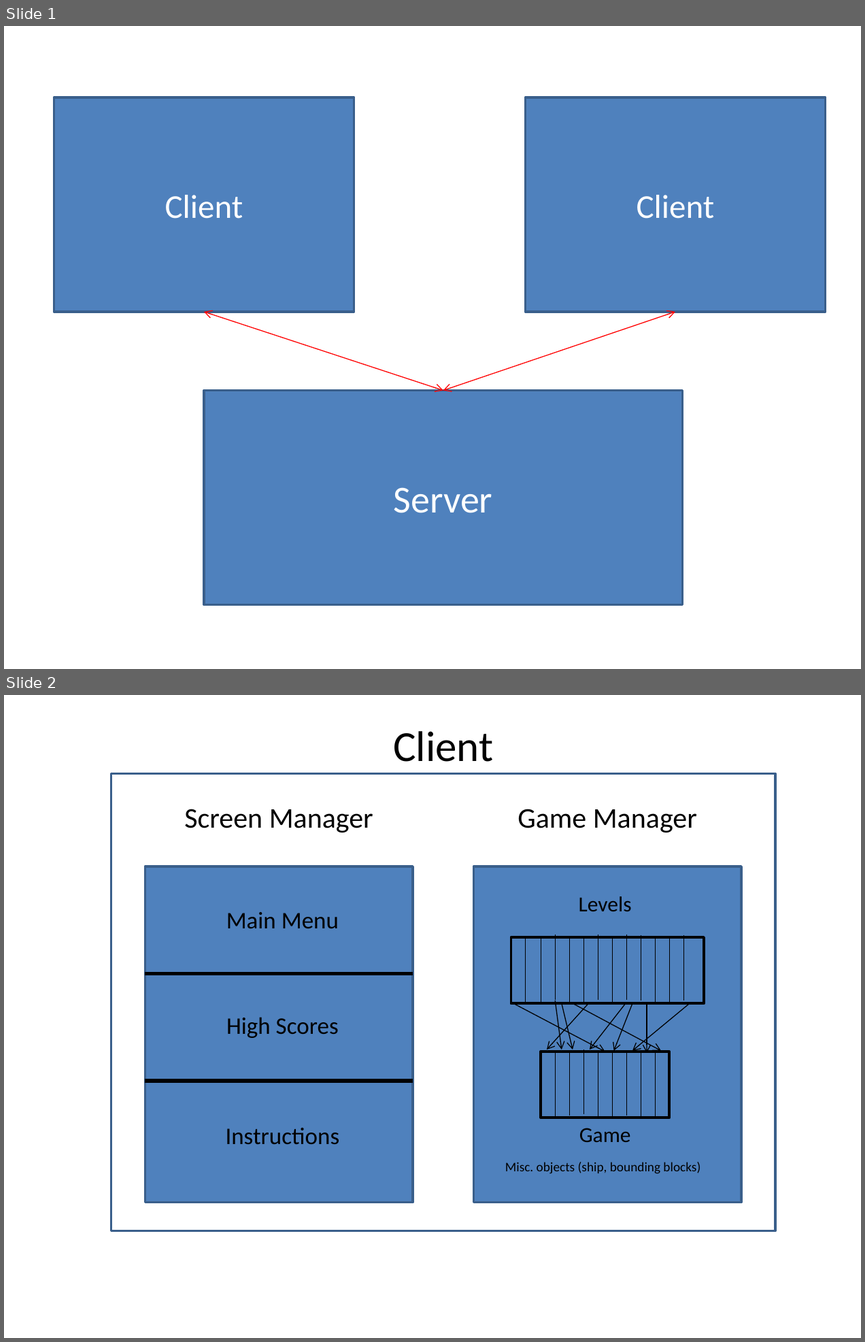
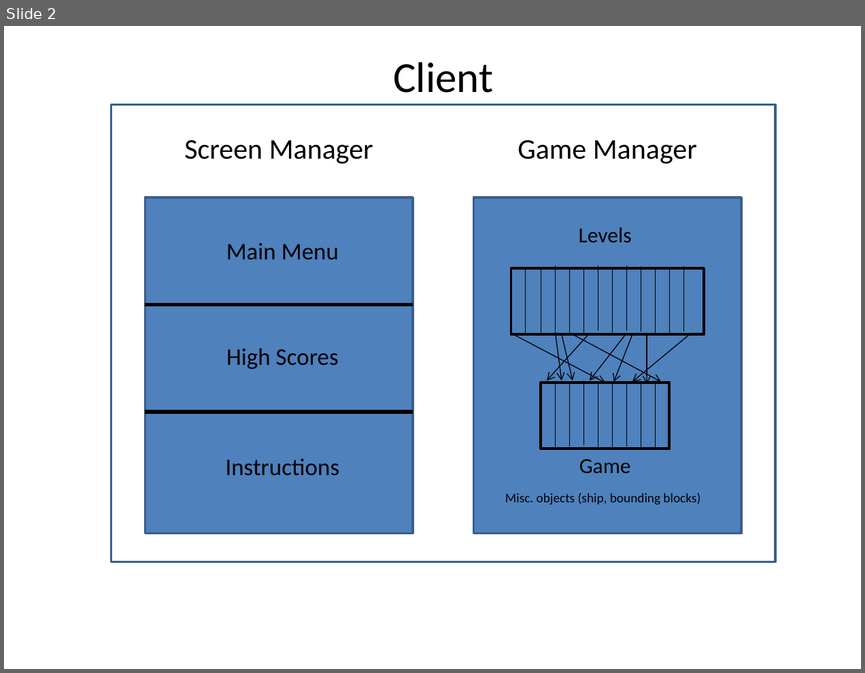
Before and after one commit to njchristian/Multiplayer-Game, a slide deck: Design Doc Figures.pptx. Shown one above the other, each under a label of ours: slides 1 and 2 before the commit, slide 2 after it. The pictures are 865x1342 and 865x673 pixels, drawn with LibreOffice and Linux fonts; fonts in the diff are those of the drawing. Boxes give left, top, right and bottom in pixels: in the first picture for what was removed or moved away, otherwise in the second. Text is boxed around its words. In the diff, an @@ line names an element or a change of style, - is before the commit and + after.

```diff
--- a/Design Doc Figures.pptx
+++ b/Design Doc Figures.pptx
@@ slide 1 removed at (4,26,861,669), background #FFFFFF @@
@@ rectangle removed at (54,97,354,312) @@
-Client
@@ rectangle removed at (525,97,825,312) @@
-Client
@@ double arrow removed from (204, 312) to (443, 390) @@
@@ double arrow removed from (443, 390) to (675, 312) @@
@@ rectangle removed at (204,390,682,604) @@
-Server
```
Also in this commit, not shown: 2 slides added, 1 other file.
